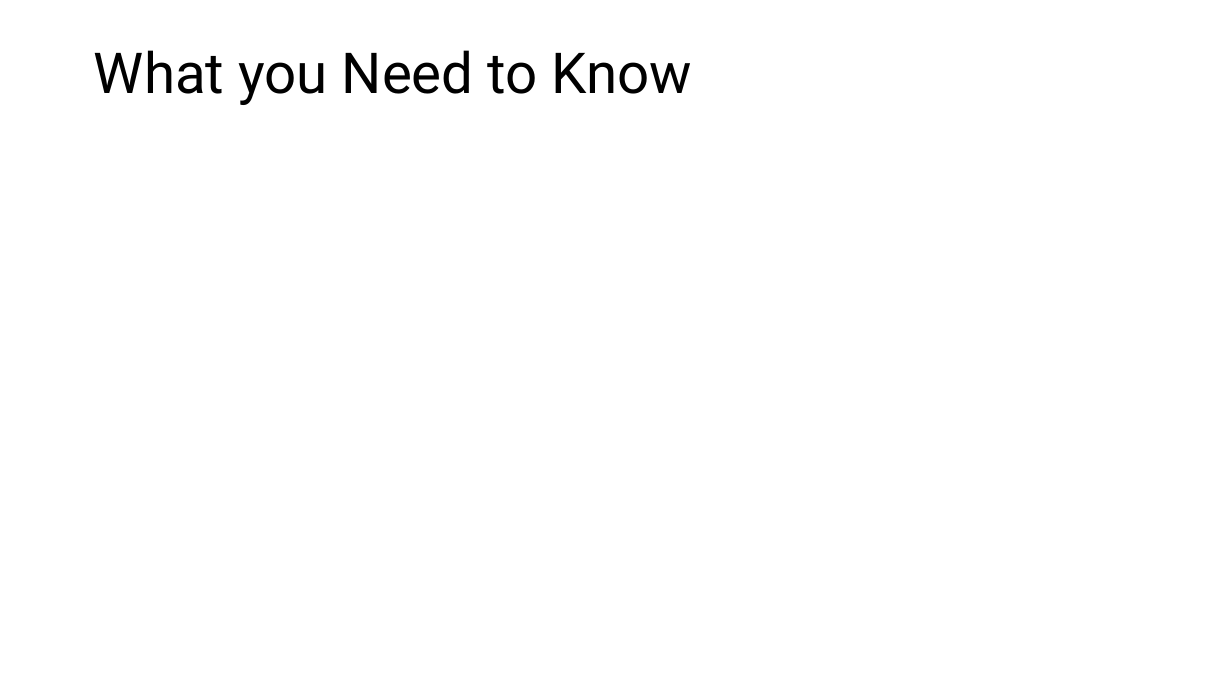
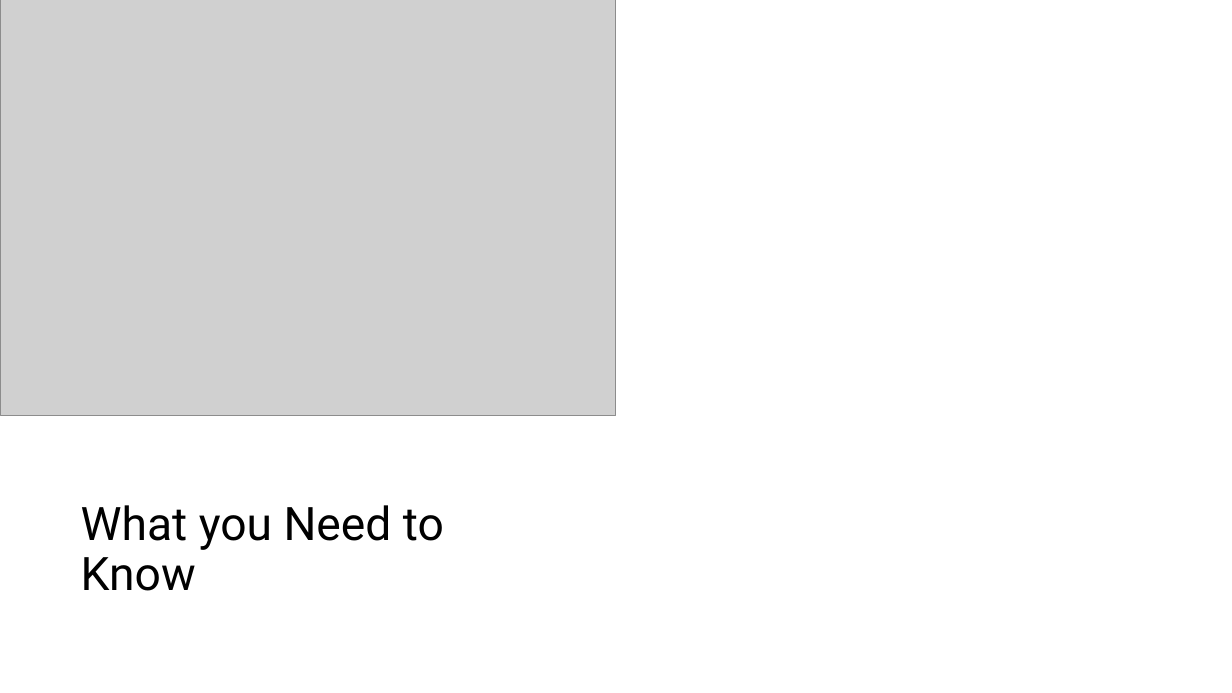
Before and after one commit to mhahsler/Introduction_to_Reinforcement_Learning, a slide deck: slide 16 of slides/Lecture_Chapter07.pptx. Drawn at 1232x693 pixels with LibreOffice and Linux fonts; fonts in the diff are those of the drawing; grey boxes stand for pictures. Boxes give left, top, right and bottom in pixels: in the first picture for what was removed or moved away, otherwise in the second. Text is boxed around its words. In the diff, an @@ line names an element or a change of style, - is before the commit and + after.

```diff
--- a/slides/Lecture_Chapter07.pptx
+++ b/slides/Lecture_Chapter07.pptx
@@ rectangle added at box(0, 0, 616, 693), fill #FFFFFF @@
@@ picture added at box(0, 0, 616, 416) @@
@@ title "What you Need to Know": place and size @@
-title "What you Need to Know" at box(94, 50, 693, 105)
+title "What you Need to Know" at box(81, 505, 444, 591)
@@ title "What you Need to Know" at box(81, 505, 444, 591): size 44 to 36 pt @@
```
Also in this commit, not shown: 7 other slides changed, 4 slides added, 4 slides removed, 4 other files.
